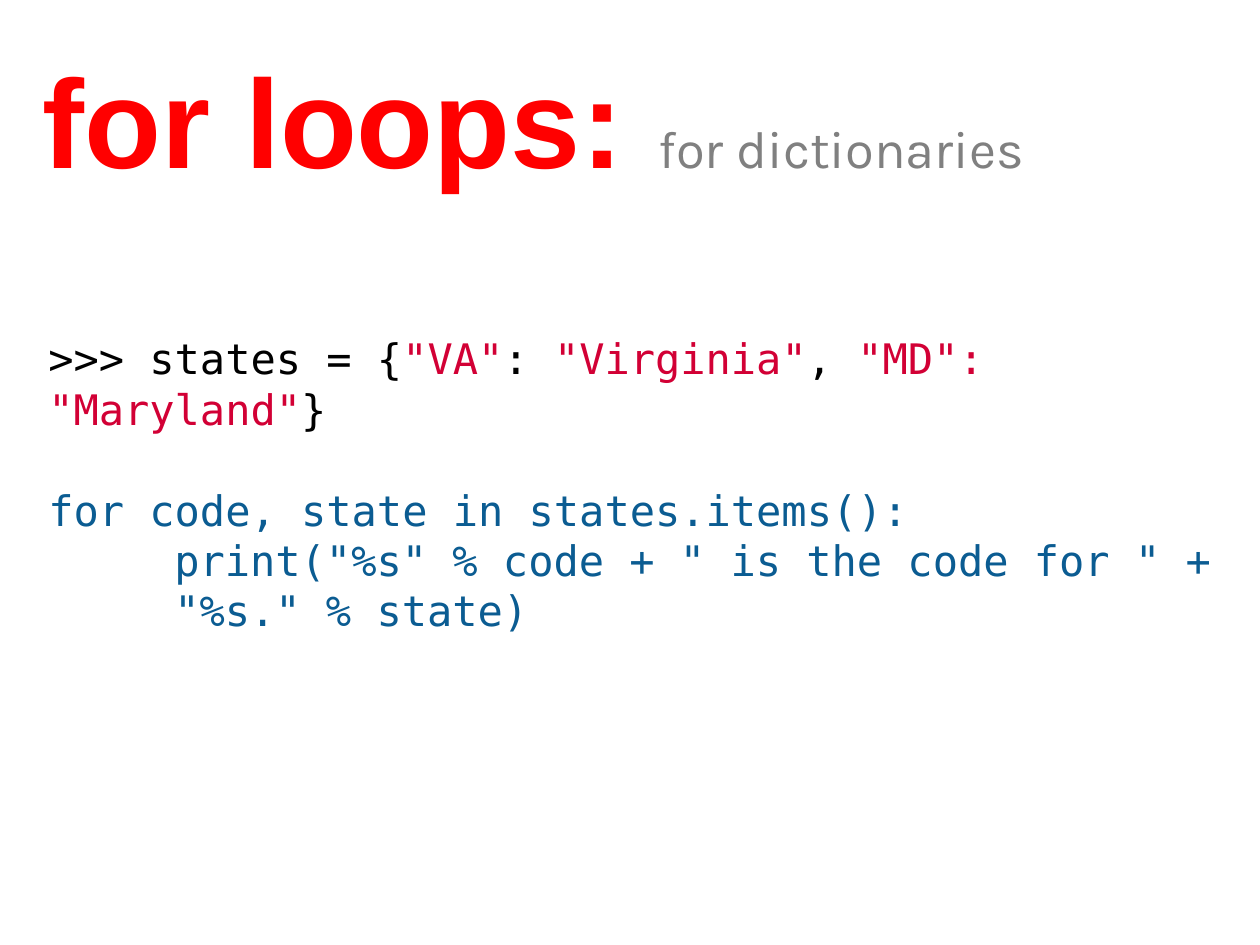
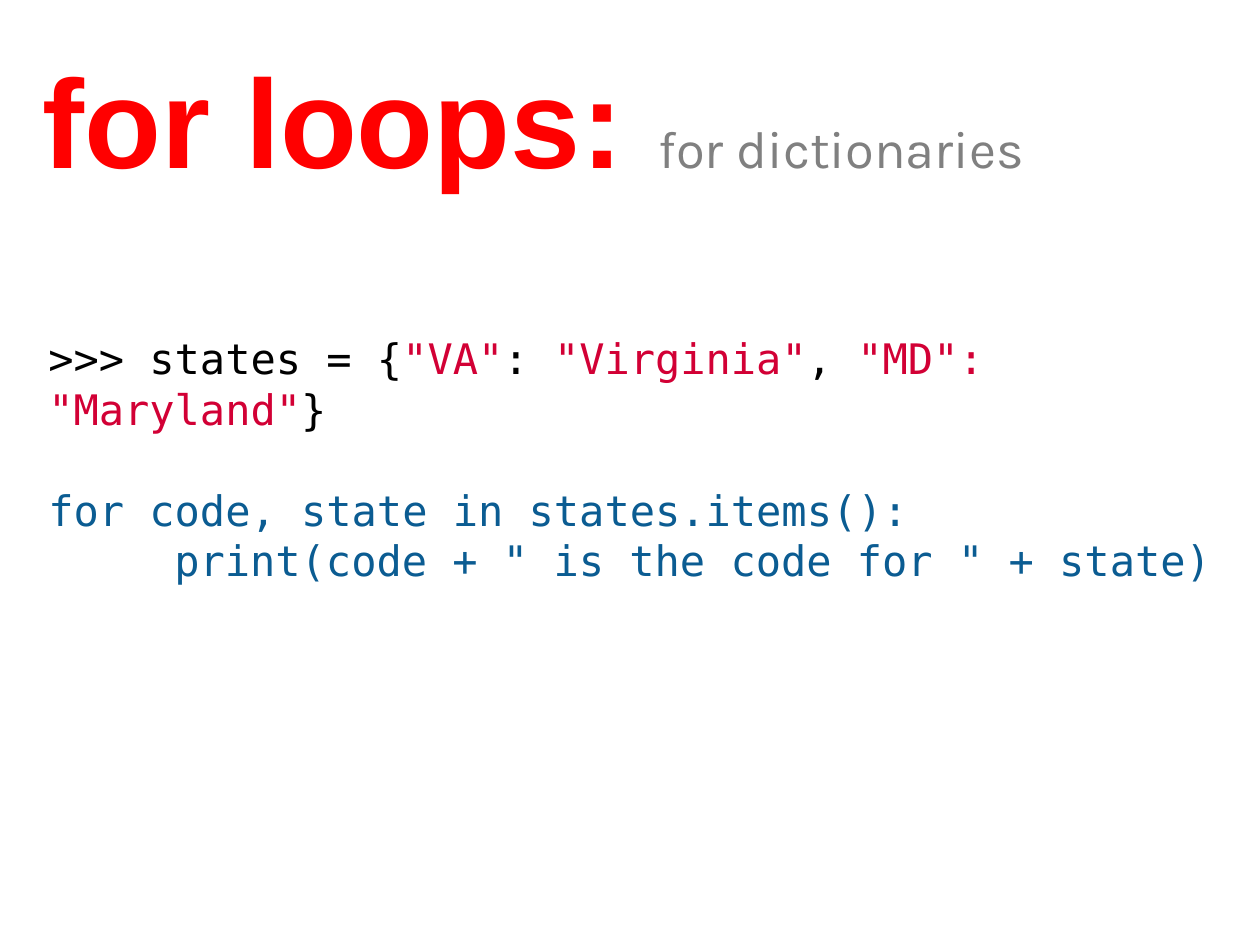
Before and after one commit to humanitiesprogramming/slides, a slide deck: slide 17 of 2017/python/Python Programming Concepts II.pptx. Drawn at 1260x945 pixels with LibreOffice and Linux fonts; fonts in the diff are those of the drawing. Boxes give left, top, right and bottom in pixels: in the first picture for what was removed or moved away, otherwise in the second. Text is boxed around its words. In the diff, an @@ line names an element or a change of style, - is before the commit and + after.

```diff
--- a/2017/python/Python Programming Concepts II.pptx
+++ b/2017/python/Python Programming Concepts II.pptx
@@ text at <box>174,544,1211,585</box>: text changed @@
-print("%s" % code + " is the code for " + "%s." % state)
+print(code + " is the code for " + state)
```
Also in this commit, not shown: 6 other slides changed, 2 other files.
